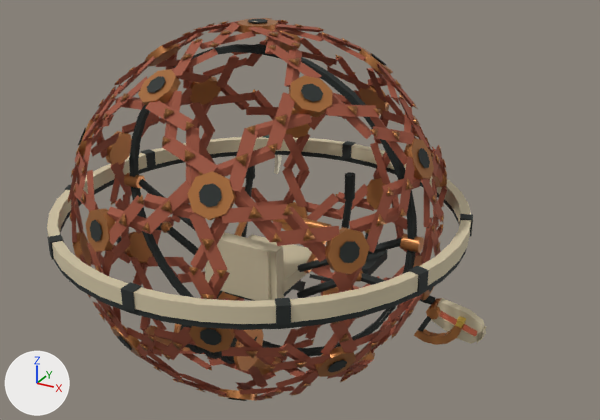
The glTF model sketches/core-loop/assets/models/world_one/shell_tarn.glb as it was, and as the next commit left it.
Rendered twice from a camera (50 mm lens) standing at (2.11, -3.41, 1.75) and looking at (0.17, 0.1, -0.01). The lights are fixed; the arrows at lower left show +X, +Y and +Z. The older version comes first. Where no turn or scale is listed for an object, it has been applied to the vertices. Vertices at exactly the same position are counted once.

The first picture shows 'ClawLower.R', 'ClawUpper.R', 'Core', 'Gyro', 'GyroInner', 'Pod', 'WeaponRing' and 1 more.
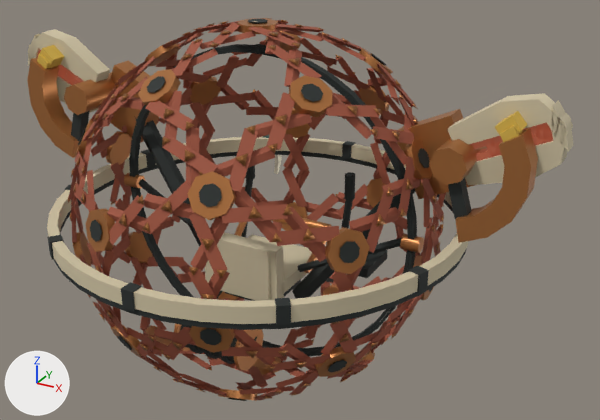
Commit message: E2-04: heroic Redjaw claws for the cutaway ball (reach cap 1.75)

Patch to the scene script:
```diff
--- a/sketches/core-loop/assets/models/world_one/shell_tarn.glb.py
+++ b/sketches/core-loop/assets/models/world_one/shell_tarn.glb.py
@@ me_pod @@
 # used by ob_pod; parent = ob_shelltarn; location = (0.0, 0.0, 0.0)
-me_pod.from_pydata(...)  # 704 vertices, 1244 faces; spans x -1.15..1.15, y -0.56..0.52, z -0.69..0.12
+me_pod.from_pydata(...)  # 680 vertices, 1196 faces; spans x -1.4..1.4, y -0.56..0.52, z -0.69..0.68
+# me_pod part 1: a new loose piece, an 8-sided cylinder along y spanning x 0.97..1.14, y -0.18..0.18, z 0.41..0.58, in mat_copper
+# me_pod part 2: a new loose piece, an 8-sided cylinder along y spanning x -1.14..-0.97, y -0.18..0.18, z 0.41..0.58, in mat_copper
+# me_pod part 3: a new loose piece of 24 vertices spanning x 1.1..1.4, y -0.17..-0.06, z 0.14..0.68, in mat_copper
+# me_pod part 4: the loose piece of 24 vertices spanning x 0.91..1.15, y -0.07..-0.03, z -0.48..-0.34 is deleted
+# me_pod part 5: the loose piece of 20 vertices spanning x 0.56..0.62, y -0.09..-0.03, z -0.25..-0.18 is deleted
+# me_pod part 6: the loose piece of 16 vertices spanning x 0.96..1.02, y -0.05..0.05, z -0.35..-0.29 is deleted
+# me_pod part 7: 46 vertices moved from x -0.94..0.94, y -0.09..0.0, z -0.46..-0.19 to x -1.29..1.15, y -0.17..0.17, z -0.47..0.46; 38 vertices removed from x -0.99..0.99, y -0.08..0.07, z -0.35..-0.18; 58 vertices added at x -1.4..1.11, y -0.17..0.18, z 0.14..0.68
+# other edits to the shape of me_pod do not show in these pictures
 me_pod.materials.append(mat_paint)
@@ me_clawlower_l @@
-me_clawlower_l.from_pydata(...)  # 42 vertices, 76 faces; spans x -0.249..0.018, y -0.02..0.02, z -0.129..0.005
+me_clawlower_l.from_pydata(...)  # 42 vertices, 76 faces; spans x -0.452..0.0, y -0.05..0.05, z -0.122..0.289
+# me_clawlower_l part 8: 42 of 42 vertices moved; they spanned x -0.249..0.018, y -0.02..0.02, z -0.129..0.005 and now span x -0.452..0.0, y -0.05..0.05, z -0.122..0.289; mean shift (-0.112, 0.0, 0.155)
 me_clawlower_l.materials.append(mat_paint)
@@ me_clawlower_r @@
-me_clawlower_r.from_pydata(...)  # 42 vertices, 76 faces; spans x -0.018..0.249, y -0.02..0.02, z -0.129..0.005
+me_clawlower_r.from_pydata(...)  # 42 vertices, 76 faces; spans x 0.0..0.452, y -0.05..0.05, z -0.122..0.289
+# me_clawlower_r part 9: 42 of 42 vertices moved; they spanned x -0.018..0.249, y -0.02..0.02, z -0.129..0.005 and now span x 0.0..0.452, y -0.05..0.05, z -0.122..0.289; mean shift (0.112, 0.0, 0.155)
 me_clawlower_r.materials.append(mat_paint)
@@ me_clawupper_l @@
-me_clawupper_l.from_pydata(...)  # 74 vertices, 132 faces; spans x -0.25..0.072, y -0.064..0.02, z -0.153..0.056
+me_clawupper_l.from_pydata(...)  # 74 vertices, 132 faces; spans x -0.465..0.057, y -0.155..0.05, z -0.324..0.309
+# me_clawupper_l part 10: 74 of 74 vertices moved; they spanned x -0.25..0.072, y -0.064..0.02, z -0.153..0.056 and now span x -0.465..0.057, y -0.155..0.05, z -0.324..0.309; mean shift (-0.122, -0.026, 0.118)
 me_clawupper_l.materials.append(mat_paint)
@@ me_clawupper_r @@
-me_clawupper_r.from_pydata(...)  # 74 vertices, 132 faces; spans x -0.072..0.25, y -0.064..0.02, z -0.153..0.056
+me_clawupper_r.from_pydata(...)  # 74 vertices, 132 faces; spans x -0.057..0.465, y -0.155..0.05, z -0.324..0.309
+# me_clawupper_r part 11: 74 of 74 vertices moved; they spanned x -0.072..0.25, y -0.064..0.02, z -0.153..0.056 and now span x -0.057..0.465, y -0.155..0.05, z -0.324..0.309; mean shift (0.122, -0.026, 0.118)
 me_clawupper_r.materials.append(mat_paint)
@@ ob_clawlower_l @@
 ob_clawlower_l = bpy.data.objects.new('ClawLower.L', me_clawlower_l)
-ob_clawlower_l.location = (-0.989, 0.0, -0.321)
+ob_clawlower_l.location = (-1.051, 0.0, 0.49)
@@ ob_clawlower_r @@
 ob_clawlower_r = bpy.data.objects.new('ClawLower.R', me_clawlower_r)
-ob_clawlower_r.location = (0.989, 0.0, -0.321)
+ob_clawlower_r.location = (1.051, 0.0, 0.49)
@@ ob_clawupper_l @@
 ob_clawupper_l = bpy.data.objects.new('ClawUpper.L', me_clawupper_l)
-ob_clawupper_l.location = (-0.989, 0.0, -0.321)
+ob_clawupper_l.location = (-1.051, 0.0, 0.49)
@@ ob_clawupper_r @@
 ob_clawupper_r = bpy.data.objects.new('ClawUpper.R', me_clawupper_r)
-ob_clawupper_r.location = (0.989, 0.0, -0.321)
+ob_clawupper_r.location = (1.051, 0.0, 0.49)
```

Changed parts and their boxes (x1, y1, x2, y2) in the pictures (600 x 420 px; the box of a moved part takes in the faces that stretch with it):
'Pod', reshaped (46% wider, 52% taller): before (116, 165, 465, 371); after (27, 57, 538, 371)
'ClawUpper.R', reshaped, moved: before (437, 298, 486, 343); after (448, 93, 574, 156)
'ClawLower.R', reshaped, moved: before (431, 313, 486, 344); after (465, 100, 573, 185)
'ClawUpper.L', reshaped, moved (not visible before): after (28, 29, 110, 84)
'ClawLower.L', reshaped, moved (not visible before): after (28, 34, 99, 113)
part 1 of me_pod, added (brown): after (429, 138, 487, 185)
part 2 of me_pod, added (brown): after (64, 72, 116, 115)
part 3 of me_pod, added (brown): after (455, 128, 538, 243)
part 4 of me_pod, deleted (brown): before (414, 322, 465, 345)
part 5 of me_pod, deleted: before (355, 270, 363, 282)
part 6 of me_pod, deleted: before (426, 298, 442, 319)
part 7 of me_pod, moved or reshaped: before (116, 222, 435, 331); after (27, 57, 474, 299)
